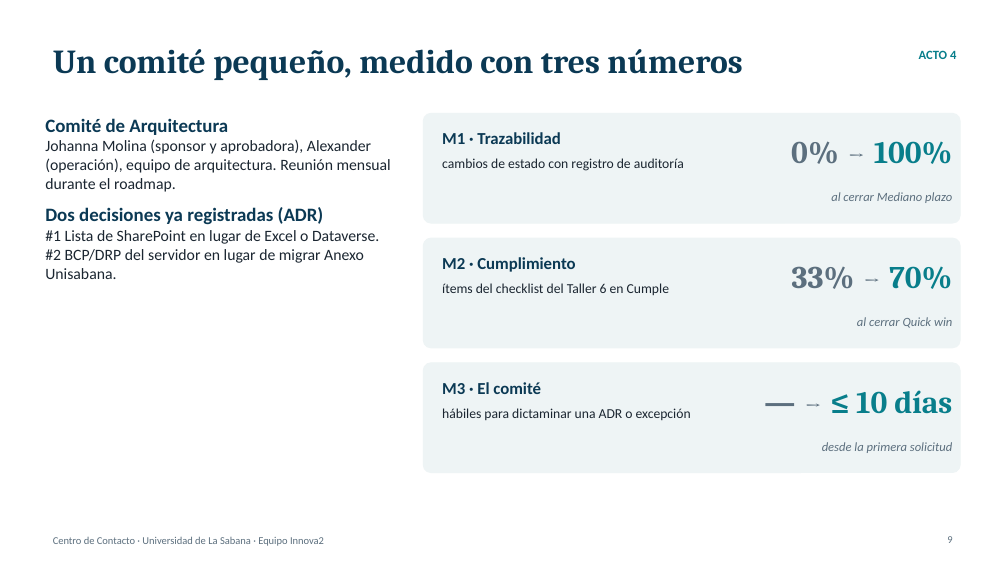
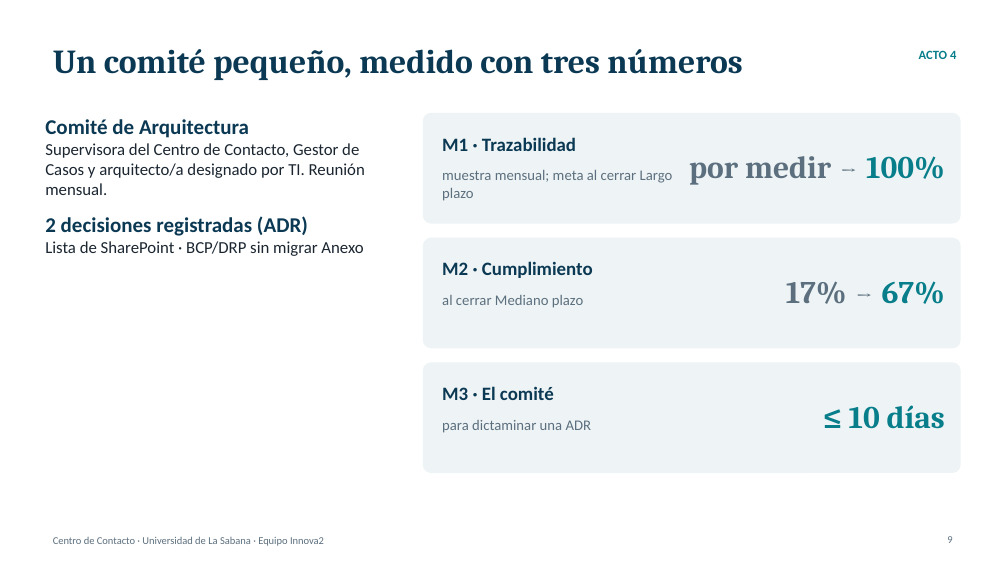
Before and after one commit to N1kxo/AREM-Innova2-JohannaMolina, a slide deck: slide 9 of 09-presentacion-final/presentacion.pptx. Drawn at 1008x567 pixels with LibreOffice and Linux fonts; fonts in the diff are those of the drawing. Boxes give left, top, right and bottom in pixels: in the first picture for what was removed or moved away, otherwise in the second. Text is boxed around its words. In the diff, an @@ line names an element or a change of style, - is before the commit and + after.

```diff
--- a/09-presentacion-final/presentacion.pptx
+++ b/09-presentacion-final/presentacion.pptx
@@ text at [45, 119, 249, 138]: size 18 to 20 pt in "Comité de Arquitectura" @@
@@ text at [45, 143, 365, 256]: text changed; size 15 to 16 pt @@
-Johanna Molina (sponsor y aprobadora), Alexander (operación), equipo de arquitectura. Reunión mensual durante el roadmap.
-Dos decisiones ya registradas (ADR)
-#1 Lista de SharePoint en lugar de Excel o Dataverse.
-#2 BCP/DRP del servidor en lugar de migrar Anexo Unisabana.
+Supervisora del Centro de Contacto, Gestor de Casos y arquitecto/a designado por TI. Reunión mensual.
+2 decisiones registradas (ADR)
+Lista de SharePoint · BCP/DRP sin migrar Anexo
@@ text removed at [442, 158, 684, 171] @@
-cambios de estado con registro de auditoría
@@ text added at [442, 170, 673, 201], 14 pt, text #5C6F7E @@
+muestra mensual; meta al cerrar Largo plazo
@@ text at [689, 156, 945, 185]: text changed; text colour #087E8B to #5C6F7E @@
-0% → 100%
+por medir → 100%
@@ text removed at [792, 266, 952, 289] @@
-33% → 70%
@@ text "al cerrar Mediano plazo": place and size @@
-text "al cerrar Mediano plazo" at [831, 192, 952, 203]
+text "al cerrar Mediano plazo" at [442, 295, 583, 308]
@@ text "al cerrar Mediano plazo" at [442, 295, 583, 308]: size 12 to 14 pt, italic off; alignment right to left; vertical alignment middle to top @@
@@ text removed at [442, 283, 669, 295] @@
-ítems del checklist del Taller 6 en Cumple
@@ text added at [786, 281, 945, 304], 30 pt, text #5C6F7E, bold @@
+17% → 67%
@@ text removed at [857, 317, 952, 328] @@
-al cerrar Quick win
@@ size 16 to 18 pt in 3 elements at [442, 137, 576, 151], [442, 261, 593, 278], [442, 386, 554, 400] @@
@@ text at [849, 405, 945, 429]: text changed @@
-— → ≤ 10 días
+≤ 10 días
@@ text at [442, 420, 592, 433]: text changed; size 13 to 14 pt; text colour #1B2631 to #5C6F7E @@
-hábiles para dictaminar una ADR o excepción
+para dictaminar una ADR
@@ text removed at [822, 442, 952, 453] @@
-desde la primera solicitud
```
Also in this commit, not shown: 9 other slides changed, 17 other files.
